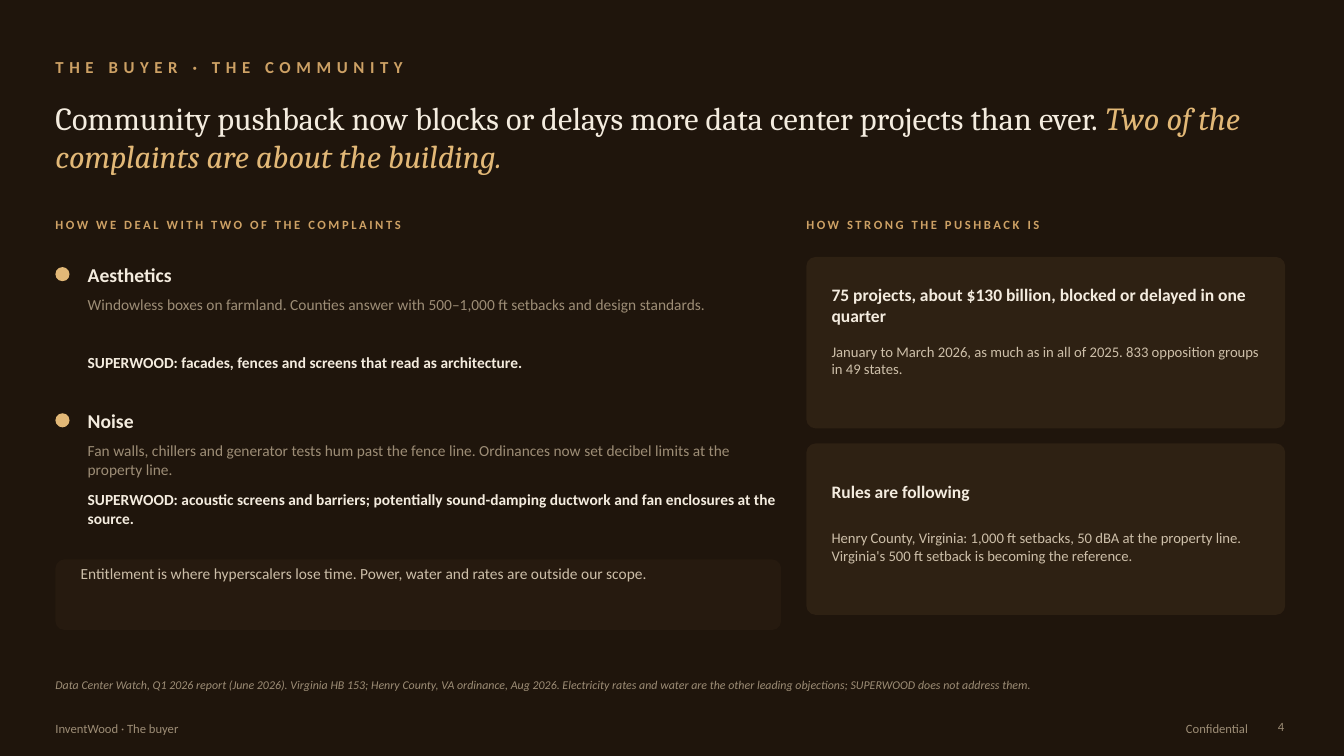
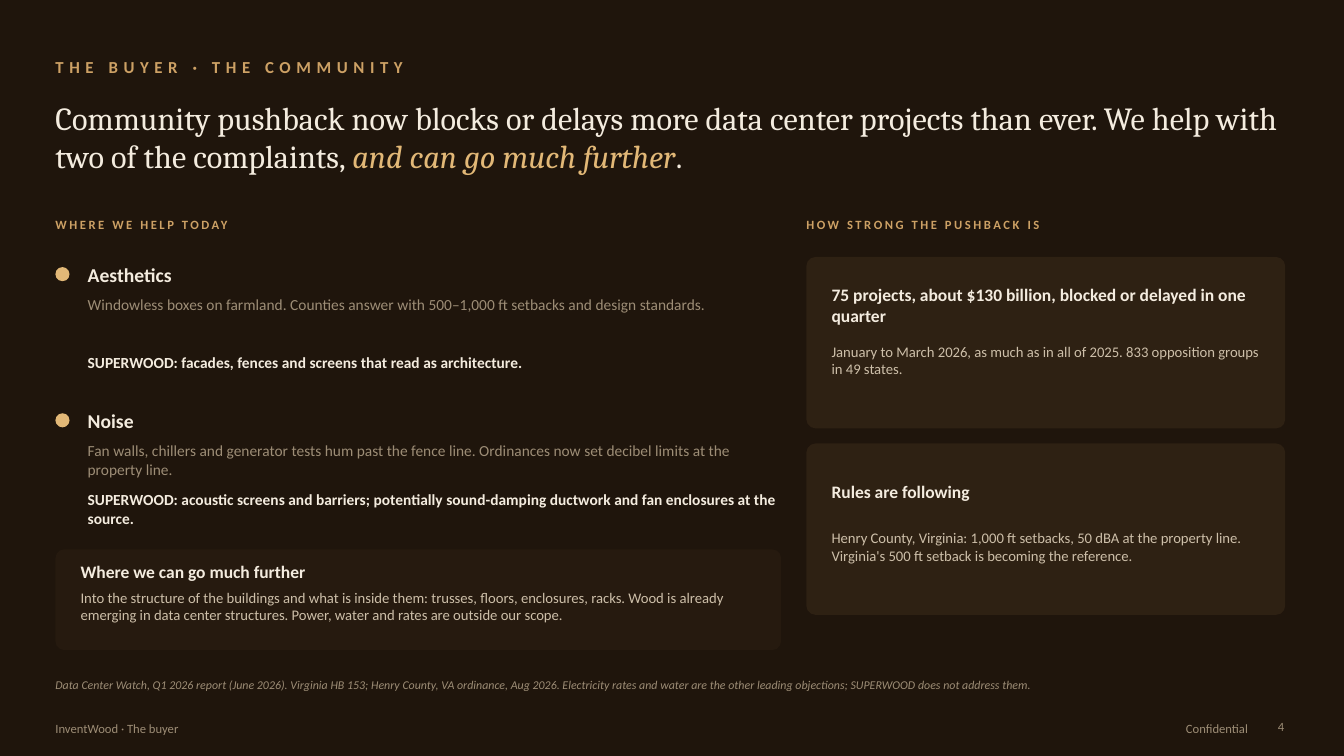
Before and after one commit to alau-hi/decks, a slide deck: slide 4 of superwood-datacenter-investor/SUPERWOOD-for-Data-Centers-Companion.pptx. Drawn at 1344x756 pixels with LibreOffice and Linux fonts; fonts in the diff are those of the drawing. Boxes give left, top, right and bottom in pixels: in the first picture for what was removed or moved away, otherwise in the second. Text is boxed around its words. In the diff, an @@ line names an element or a change of style, - is before the commit and + after.

```diff
--- a/superwood-datacenter-investor/SUPERWOOD-for-Data-Centers-Companion.pptx
+++ b/superwood-datacenter-investor/SUPERWOOD-for-Data-Centers-Companion.pptx
@@ text at [55,107,1276,175]: text changed @@
-Community pushback now blocks or delays more data center projects than ever. Two of the complaints are about the building.
+Community pushback now blocks or delays more data center projects than ever. We help with two of the complaints, and can go much further.
@@ text at [55,220,400,229]: text changed @@
-HOW WE DEAL WITH TWO OF THE COMPLAINTS
+WHERE WE HELP TODAY
@@ rounded rectangle: place and size @@
-rounded rectangle at [55,560,781,630]
+rounded rectangle at [55,549,781,650]
@@ rounded rectangle at [55,549,781,650]: proportions changed @@
@@ text added at [81,565,305,581], 12.5 pt, text #F4ECDF, bold @@
+Where we can go much further
@@ text at [81,593,724,623]: text changed; size 11 to 10.5 pt @@
-Entitlement is where hyperscalers lose time. Power, water and rates are outside our scope.
+Into the structure of the buildings and what is inside them: trusses, floors, enclosures, racks. Wood is already emerging in data center structures. Power, water and rates are outside our scope.
```
Also in this commit, not shown: 1 other slide changed, 3 other files.
